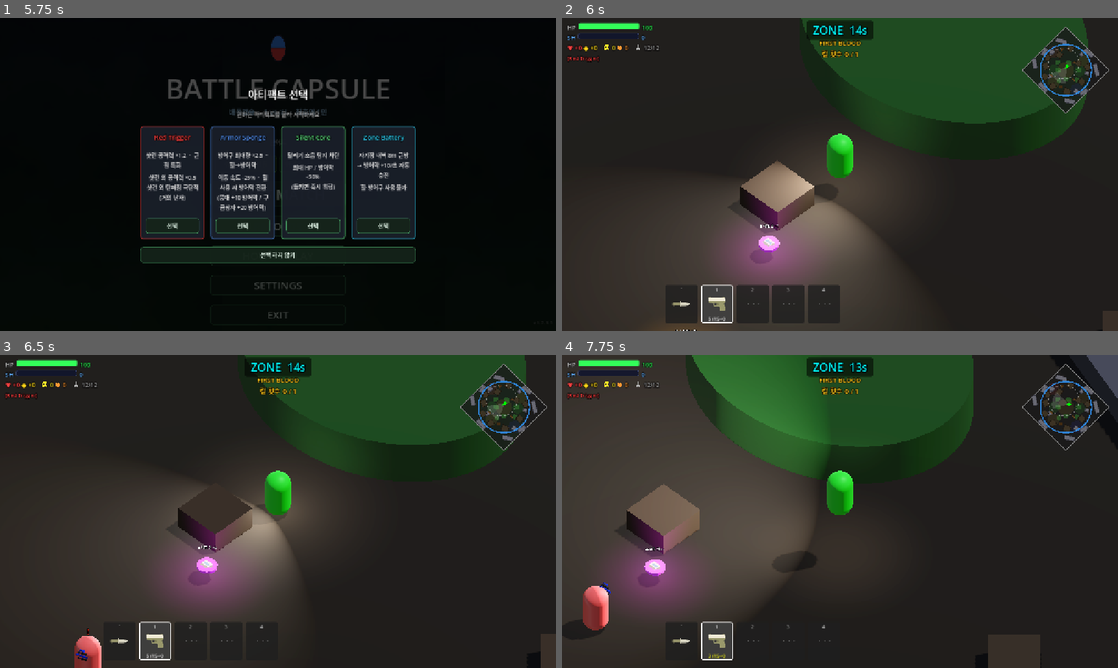
Above: before the commit, frames 1-4 (two rows, left to right).
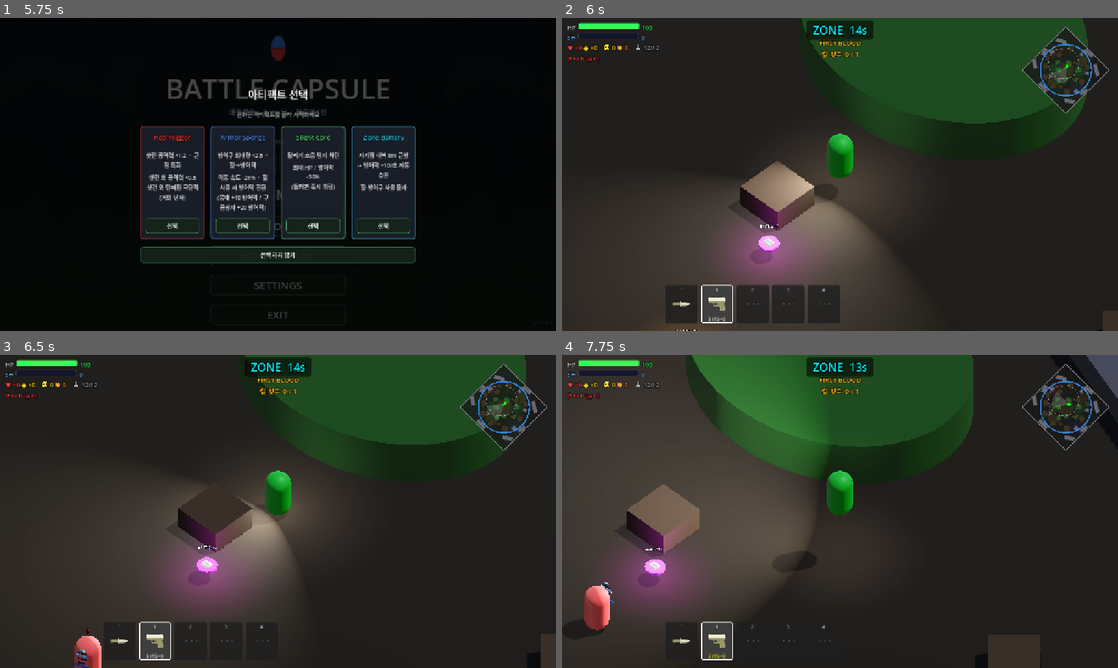
Above: after the commit, the same moments.

Repository: Kyulhee/battle-capsule
Game: Godot game, scene res://src/Main.tscn
Same seed, same stepped clock (60 frames per second), same inputs: the game is played once before the commit and once after it.
Inputs (mouse positions are in pixels of both pictures, inside the frame that each line leads up to):
- Up to frame 1 (5.75 s): click "START MATCH" at 0.5 s; click "START MATCH" at 1.25 s; click "쉬움" at 2 s; click "보통" at 2.75 s; click "어려움" at 3.5 s; click "지옥" at 4.25 s; click "RECORDS" at 5 s
- Up to frame 2 (6 s): click "선택" at 5.75 s
- Up to frame 3 (6.5 s): no input
- Up to frame 4 (7.75 s): tap Enter at 6.5 s; move the mouse to (962, 495) at 6.52 s; press the mouse at (962, 495) at 6.53 s; hold D (ui_right) 6.53-7.28 s; tap Space at 6.77, 7.52 s; move the mouse to (728, 527) at 7.27 s; release the mouse at (728, 527) at 7.28 s; hold S (ui_down) from 7.28 s (still down); tap Q (heal) at 7.35 s

Frame 1 is identical in both runs. In frame 2, 0.6% of the frame differs, in the area x 47-53%, y 36-52%; in frame 3, 0.6%; in frame 4, 0.7%, in the area x 3-53%, y 36-88%.

Commit message:
feat: route cosmetic tints through catalog

Diff:
--- a/src/core/AssetCatalog.gd
+++ b/src/core/AssetCatalog.gd
@@ -65,12 +65,18 @@
 	return String(entry.get("fallback", sound_id))
 
 func get_color(section_name: String, asset_id: String, fallback: Color = Color.WHITE) -> Color:
+	return get_tint(section_name, asset_id, "color", fallback)
+
+func get_tint(section_name: String, asset_id: String, tint_key: String, fallback: Color = Color.WHITE) -> Color:
 	var entry = get_entry(section_name, asset_id)
-	var raw = entry.get("color", [])
+	var raw = entry.get(tint_key, [])
 	if typeof(raw) == TYPE_ARRAY and raw.size() >= 3:
 		var alpha = float(raw[3]) if raw.size() >= 4 else fallback.a
 		return Color(float(raw[0]), float(raw[1]), float(raw[2]), alpha)
 	return fallback
+
+func get_cosmetic_tint(asset_id: String, tint_key: String, fallback: Color = Color.WHITE) -> Color:
+	return get_tint("cosmetics", asset_id, tint_key, fallback)
 
 func has_asset(section_name: String, asset_id: String) -> bool:
 	var section = data.get(section_name, {})
@@ -113,5 +119,26 @@
 		},
 		"icons": {},
 		"props": {},
-		"cosmetics": {}
+		"cosmetics": {
+			"player.default": {
+				"body_tint": [0.10, 0.72, 0.18, 1.0],
+				"accent_tint": [0.35, 1.0, 0.35, 1.0]
+			},
+			"bot.aggressive": {
+				"body_tint": [0.85, 0.20, 0.18, 1.0],
+				"accent_tint": [1.0, 0.45, 0.30, 1.0]
+			},
+			"bot.defensive": {
+				"body_tint": [0.22, 0.36, 0.86, 1.0],
+				"accent_tint": [0.50, 0.72, 1.0, 1.0]
+			},
+			"bot.sniper": {
+				"body_tint": [0.38, 0.22, 0.72, 1.0],
+				"accent_tint": [0.78, 0.58, 1.0, 1.0]
+			},
+			"bot.opportunist": {
+				"body_tint": [0.95, 0.68, 0.18, 1.0],
+				"accent_tint": [1.0, 0.85, 0.30, 1.0]
+			}
+		}
 	}
--- a/src/entities/bot/Bot.gd
+++ b/src/entities/bot/Bot.gd
@@ -1108,16 +1108,16 @@
 	match name:
 		"AGGRESSIVE":
 			_archetype_marker.text = _archetype_marker_text("AGG")
-			_archetype_marker.modulate = Color(1.0, 0.22, 0.12)
+			_archetype_marker.modulate = _catalog_archetype_accent(Color(1.0, 0.22, 0.12))
 		"DEFENSIVE":
 			_archetype_marker.text = _archetype_marker_text("DEF")
-			_archetype_marker.modulate = Color(0.25, 0.62, 1.0)
+			_archetype_marker.modulate = _catalog_archetype_accent(Color(0.25, 0.62, 1.0))
 		"SNIPER":
 			_archetype_marker.text = _archetype_marker_text("SNP")
-			_archetype_marker.modulate = Color(0.88, 0.52, 1.0)
+			_archetype_marker.modulate = _catalog_archetype_accent(Color(0.88, 0.52, 1.0))
 		"OPPORTUNIST":
 			_archetype_marker.text = _archetype_marker_text("OPP")
-			_archetype_marker.modulate = Color(0.25, 1.0, 0.48)
+			_archetype_marker.modulate = _catalog_archetype_accent(Color(0.25, 1.0, 0.48))
 		_:
 			_archetype_marker.text = _archetype_marker_text("BOT")
 			_archetype_marker.modulate = Color(1.0, 1.0, 1.0)
@@ -1155,6 +1155,25 @@
 
 func _archetype_name() -> String:
 	return BotArchetype.keys()[archetype] if archetype >= 0 and archetype < BotArchetype.size() else "AGGRESSIVE"
+
+func _catalog_archetype_id() -> String:
+	match _archetype_name():
+		"DEFENSIVE":
+			return "bot.defensive"
+		"SNIPER":
+			return "bot.sniper"
+		"OPPORTUNIST":
+			return "bot.opportunist"
+	return "bot.aggressive"
+
+func _catalog_archetype_accent(fallback: Color) -> Color:
+	var main = get_tree().root.get_node_or_null("Main")
+	if not main:
+		return fallback
+	var catalog = main.get("asset_catalog")
+	if catalog and catalog.has_method("get_cosmetic_tint"):
+		return catalog.get_cosmetic_tint(_catalog_archetype_id(), "accent_tint", fallback)
+	return fallback
 
 func _log_doctrine_state_time(delta: float):
 	if not has_node("/root/Telemetry"):
@@ -1212,7 +1231,11 @@
 func _apply_visual_skin():
 	if not BOT_VISUAL_KIT:
 		return
-	_skin_root = BOT_VISUAL_KIT.apply_skin(self, int(archetype), get_instance_id())
+	var catalog = null
+	var main = get_tree().root.get_node_or_null("Main")
+	if main:
+		catalog = main.get("asset_catalog")
+	_skin_root = BOT_VISUAL_KIT.apply_skin(self, int(archetype), get_instance_id(), catalog)
 	_sync_visual_skin()
 
 func _sync_visual_skin():
--- a/src/entities/bot/BotVisualKit.gd
+++ b/src/entities/bot/BotVisualKit.gd
@@ -7,7 +7,7 @@
 const ARCHETYPE_SNIPER := 2
 const ARCHETYPE_OPPORTUNIST := 3
 
-static func apply_skin(bot: Node3D, archetype_id: int, _seed_value: int = 0) -> Node3D:
+static func apply_skin(bot: Node3D, archetype_id: int, _seed_value: int = 0, asset_catalog = null) -> Node3D:
 	if not bot:
 		return null
 	var old_skin = bot.get_node_or_null(SKIN_NODE_NAME)
@@ -19,6 +19,8 @@
 	bot.add_child(root)
 
 	var spec = _spec_for_archetype(archetype_id)
+	_apply_catalog_tints(spec, archetype_id, asset_catalog)
+	_add_body_band(root, spec)
 	_add_archetype_decal(root, archetype_id, spec)
 	_add_forward_cue(root, spec)
 	return root
@@ -27,24 +29,50 @@
 	match archetype_id:
 		ARCHETYPE_DEFENSIVE:
 			return {
+				"body": Color(0.22, 0.36, 0.86),
 				"accent": Color(0.05, 0.18, 0.95),
 				"dark": Color(0.02, 0.04, 0.08),
 			}
 		ARCHETYPE_SNIPER:
 			return {
+				"body": Color(0.38, 0.22, 0.72),
 				"accent": Color(0.18, 0.05, 0.30),
 				"dark": Color(0.02, 0.01, 0.04),
 			}
 		ARCHETYPE_OPPORTUNIST:
 			return {
+				"body": Color(0.95, 0.68, 0.18),
 				"accent": Color(0.03, 0.42, 0.13),
 				"dark": Color(0.02, 0.07, 0.03),
 			}
 		_:
 			return {
+				"body": Color(0.85, 0.20, 0.18),
 				"accent": Color(0.92, 0.05, 0.03),
 				"dark": Color(0.08, 0.02, 0.01),
 			}
+
+static func _apply_catalog_tints(spec: Dictionary, archetype_id: int, asset_catalog) -> void:
+	if not asset_catalog or not asset_catalog.has_method("get_cosmetic_tint"):
+		return
+	var cosmetic_id = _catalog_id_for_archetype(archetype_id)
+	spec["body"] = asset_catalog.get_cosmetic_tint(cosmetic_id, "body_tint", spec["body"])
+	spec["accent"] = asset_catalog.get_cosmetic_tint(cosmetic_id, "accent_tint", spec["accent"])
+	spec["dark"] = spec["body"].darkened(0.72)
+
+static func _catalog_id_for_archetype(archetype_id: int) -> String:
+	match archetype_id:
+		ARCHETYPE_DEFENSIVE:
+			return "bot.defensive"
+		ARCHETYPE_SNIPER:
+			return "bot.sniper"
+		ARCHETYPE_OPPORTUNIST:
+			return "bot.opportunist"
+	return "bot.aggressive"
+
+static func _add_body_band(root: Node3D, spec: Dictionary) -> void:
+	_add_box(root, "BodyTintBand", Vector3(0.0, 1.05, -0.552), Vector3(0.62, 0.105, 0.035), spec.body)
+	_add_box(root, "BodyTintCore", Vector3(0.0, 1.20, -0.556), Vector3(0.34, 0.060, 0.034), spec.dark)
 
 static func _add_archetype_decal(root: Node3D, archetype_id: int, spec: Dictionary) -> void:
 	match archetype_id:
--- a/src/entities/player/Player.gd
+++ b/src/entities/player/Player.gd
@@ -94,6 +94,7 @@
 	if stats:
 		stats = stats.duplicate()
 	super._ready()
+	_apply_cosmetic_tint()
 
 	# Zone timer (B구역 — top-center)
 	zone_timer_label = Label.new()
@@ -462,6 +463,21 @@
 		$MeshInstance3D.scale.y = 0.55 if is_crouching else 1.0
 		$MeshInstance3D.position.y = _mesh_origin_y - 0.225 if is_crouching else _mesh_origin_y
 	camera_pivot.global_position = global_position
+
+func _apply_cosmetic_tint() -> void:
+	if not has_node("MeshInstance3D"):
+		return
+	var main = get_tree().root.get_node_or_null("Main")
+	if not main:
+		return
+	var catalog = main.get("asset_catalog")
+	if not catalog or not catalog.has_method("get_cosmetic_tint"):
+		return
+	var body_tint = catalog.get_cosmetic_tint("player.default", "body_tint", Color(0.2, 1.0, 0.2, 1.0))
+	var mat = StandardMaterial3D.new()
+	mat.albedo_color = body_tint
+	mat.roughness = 0.5
+	$MeshInstance3D.set_surface_override_material(0, mat)
 
 func _process(delta):
 	_handle_wall_transparency(delta)
Not shown, changed: docs/DEVLOG.md
